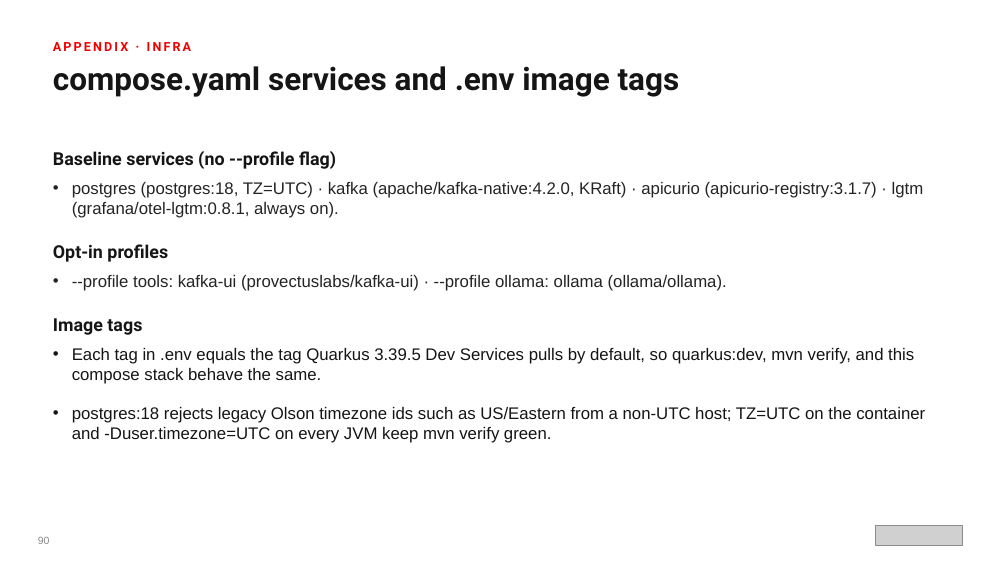
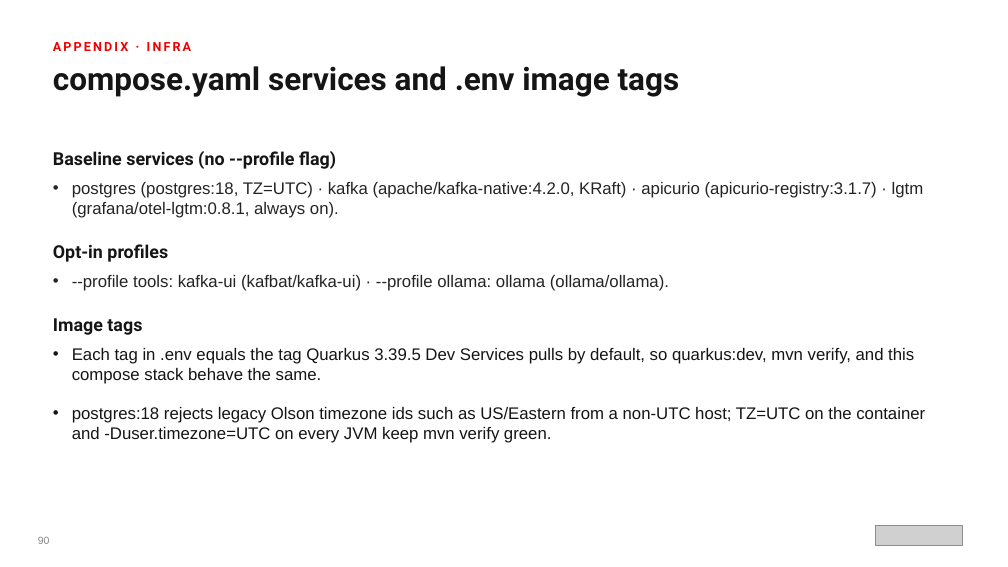
Before and after one commit to patterncatalyst/datamesh-reference-arch-quarkus, a slide deck: slide 91 of presentation/datamesh-201/Datamesh-201-Quarkus-r1.1.pptx. Drawn at 1008x567 pixels with LibreOffice and Linux fonts; fonts in the diff are those of the drawing; grey boxes stand for pictures. Boxes give left, top, right and bottom in pixels: in the first picture for what was removed or moved away, otherwise in the second. Text is boxed around its words. In the diff, an @@ line names an element or a change of style, - is before the commit and + after.

Commit message:
build(infra): switch kafka-ui to the maintained kafbat fork (v1.5.0) (#40)
provectuslabs/kafka-ui has had no release since v0.7.2 (April 2024). kafbat/kafka-ui is the maintained fork and keeps the KAFKA_CLUSTERS_0_* environment contract, so compose.yaml is unchanged. Update the 201 infra appendix bullet and the recorded kafka-ui check in infra/README.md.

```diff
--- a/presentation/datamesh-201/Datamesh-201-Quarkus-r1.1.pptx
+++ b/presentation/datamesh-201/Datamesh-201-Quarkus-r1.1.pptx
@@ text at [72,275,669,291]: text changed @@
-• --profile tools: kafka-ui (provectuslabs/kafka-ui) · --profile ollama: ollama (ollama/ollama).
+• --profile tools: kafka-ui (kafbat/kafka-ui) · --profile ollama: ollama (ollama/ollama).
```
Also in this commit, not shown: 3 other files.
